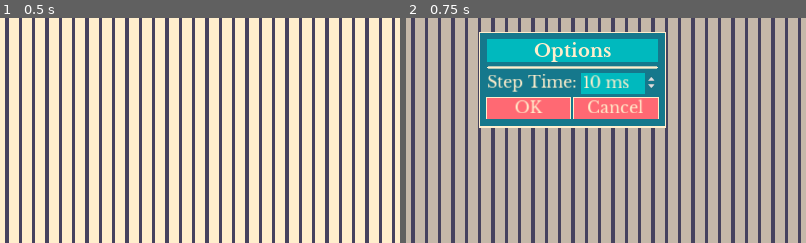
Above: before the commit, frames 1-2 (left to right).
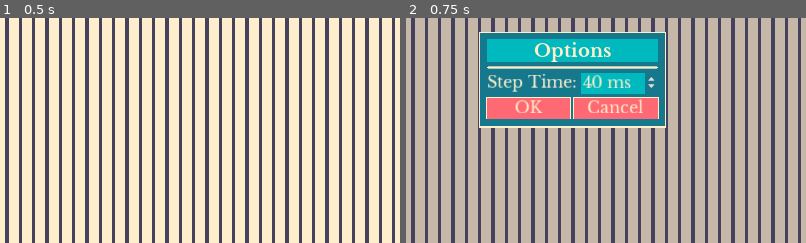
Above: after the commit, the same moments.

Repository: DissonantVoid/Godot-Sort-Visualizer
Game: Godot game, scene res://scenes/game/main.tscn
Two runs of this game, one before a commit and one after it. Both use one fixed random seed, a clock stepped at 60 frames per second and the inputs below.
Inputs:
- Up to frame 1 (0.5 s): no input
- Up to frame 2 (0.75 s): click "Options" at 0.5 s
The pictures show only the part of the screen within x 29-79%, y 36-86%; the shares and areas given below are measured in that part.

Frame 1 is identical in both runs. In frame 2, 0.4% of the frame differs, in the area x 44-57%, y 25-32%.

Commit message:
refactoring/renaming/general-improvements. options now work!
also realized that I was doing bubble sort wrong.. I have a long way to go

Diff:
--- a/scenes/game/algorithm_picker.gd
+++ b/scenes/game/algorithm_picker.gd
@@ -26,6 +26,12 @@
 func sorter_finished():
 	_toggle_button_group(_restart_buttons)
 
+func show_options_popup(options : Dictionary):
+	var instance := _options_popup_scene.instance()
+	instance.connect("ok", self, "_on_options_popup_ok")
+	get_tree().current_scene.add_child(instance)
+	instance.setup(options)
+
 func _on_title_gui_input(event):
 	if event is InputEventMouseButton && event.pressed && event.button_index == BUTTON_LEFT:
 		var instance := _algorithms_popup_scene.instance()
@@ -35,9 +41,7 @@
 func _on_button_clicked(button : String):
 	match button:
 		"options":
-			var instance := _options_popup_scene.instance()
-			get_tree().current_scene.add_child(instance)
-			instance.connect("ok", self, "_on_options_popup_ok")
+			emit_signal("button_pressed", button)
 		"hide":
 			if _is_moving: return
 			_is_moving = true
--- a/scenes/game/main.gd
+++ b/scenes/game/main.gd
@@ -29,10 +29,13 @@
 	_reset()
 
 func _on_picker_options_changed(data : Dictionary):
-	_continous_timer.wait_time = _time_per_step_ms
+	_time_per_step_ms = data["step_time"]
+	_continous_timer.wait_time = _time_per_step_ms / 1000
 
 func _on_picker_button_pressed(button : String):
 	match button:
+		"options":
+			_algo_picker.show_options_popup({"step_time":_time_per_step_ms})
 		"start":
 			_running_mode = RunningMode.continuous
 			_is_running = true
@@ -48,7 +51,7 @@
 			_running_mode = RunningMode.continuous
 			_continous_timer.start()
 		"last":
-			_visualizer.switch_all(_current_sorter.step_all())
+			_visualizer.update_all(_current_sorter.skip_to_last_step())
 			_visualizer.finish()
 			_pause()
 		"restart":
@@ -60,12 +63,17 @@
 
 func _next_step():
 	var step_data : Dictionary = _current_sorter.next_step()
+	assert(step_data.has("done"), "no 'done' entry in sorter.next_step() return")
+
 	if step_data["done"]:
 		_algo_picker.sorter_finished()
 		_visualizer.finish()
 		_pause()
 	else:
-		_visualizer.switch_items(step_data["items"][0], step_data["items"][1])
+		assert(step_data.has("items"), "no 'items' entry in sorter.next_step() return")
+		assert(step_data["items"].size() == 2, "'items' entry in sorter.next_step() return must have 2 items")
+
+		_visualizer.update_indexes(step_data["items"][0], step_data["items"][1])
 
 func _pause():
 	_is_running = false
@@ -76,4 +84,4 @@
 	_pause()
 
 	_visualizer.reset()
-	_current_sorter.setup(_visualizer.get_content_size(), funcref(_visualizer, "sort_callback"))
+	_current_sorter.setup(_visualizer.get_content_count(), funcref(_visualizer, "determine_priority"))
--- a/scenes/objects/sorters/sorter.gd
+++ b/scenes/objects/sorters/sorter.gd
@@ -3,19 +3,19 @@
 # base class for all sorting algorithms
 
 var _data_size : int
-var _sort_callback : FuncRef
+var _priority_callback : FuncRef
 
 # override
-func setup(data_size : int, sort_callback : FuncRef):
+func setup(data_size : int, priority_callback : FuncRef):
 	# NOTE: this can be called at any time so don't forget to cleanup
 	_data_size = data_size
-	_sort_callback = sort_callback
+	_priority_callback = priority_callback
 
 # override, return {"done":is done sorting,
-#                   "items":2 item indexes that were switched}
+#                   "items":(if "done" is true), 2 item indexes that were switched}
 func next_step() -> Dictionary:
 	return {}
 
 # override, do all sorting and return new indexes
-func step_all() -> Array:
+func skip_to_last_step() -> Array:
 	return []
--- a/scenes/objects/sorters/sorter_bubble_sort.gd
+++ b/scenes/objects/sorters/sorter_bubble_sort.gd
@@ -3,8 +3,8 @@
 var _curr_index : int = 0
 
 # override
-func setup(data_size : int, sort_callback : FuncRef):
-	.setup(data_size, sort_callback)
+func setup(data_size : int, priority_callback : FuncRef):
+	.setup(data_size, priority_callback)
 
 	_curr_index = 0
 
@@ -14,43 +14,36 @@
 	var items : Array
 
 	while true:
-		for i in range(_curr_index, _data_size):
-			for j in range(i+1, _data_size):
-				if _sort_callback.call_func(i, j):
-					changed = true
-					items.append(j)
-					items.append(i)
-					_curr_index = i+1
-					break
-			if changed == true: break
+		for i in range(_curr_index, _data_size-1):
+			if _priority_callback.call_func(i, i+1):
+				changed = true
+				items.append(i+1)
+				items.append(i)
+				_curr_index = i+1
+				break
 
-		# if no change happened but we didn't start from 0, recheck
+		# if no change happened then we know we're done
+		# but! if we didn't start checking from 0, recheck
 		if changed == false && _curr_index > 0:
 			_curr_index = 0
 		else:
 			break
 
-	# TODO: something wrong with sorting, the colored rects
-	#       should be next to each other in visualizer,
-	#       maybe rect visualizer has an issue?
-
 	return {"done":!changed, "items":items}
 
 # override
-func step_all() -> Array:
+func skip_to_last_step() -> Array:
 	var indexes : Array
 	for i in _data_size: indexes.append(i)
 
 	while true:
 		var changed : bool = false
-		for i in range(0, _data_size):
-			for j in range(i+1, _data_size):
-				if _sort_callback.call_func(indexes[i], indexes[j]):
-					changed = true
-					var temp_i = indexes[i]
-					indexes[i] = indexes[j]
-					indexes[j] = temp_i
-
+		for i in range(0, _data_size-1):
+			if _priority_callback.call_func(indexes[i], indexes[i+1]):
+				changed = true
+				var temp_i = indexes[i]
+				indexes[i] = indexes[i+1]
+				indexes[i+1] = temp_i
 		if changed == false: break
 
 	return indexes
--- a/scenes/objects/ui_components/popups/algo_picker_options_popup.gd
+++ b/scenes/objects/ui_components/popups/algo_picker_options_popup.gd
@@ -2,6 +2,8 @@
 
 onready var _step_time_box : SpinBox = $Content/MarginContainer/VBoxContainer/GridContainer/SpinBox
 
+func setup(options : Dictionary):
+	_step_time_box.value = options["step_time"]
 
 # override and do error checking
 func _on_ok_pressed():
--- a/scenes/objects/visualizers/visualizer.gd
+++ b/scenes/objects/visualizers/visualizer.gd
@@ -2,7 +2,7 @@
 
 # base class for all visualizers (objects that are sorted by the algorithms)
 
-signal switched_items # we relly on this to allow visualizers to have fancy long animations
+signal switched_items # this allows visualizers to take their time to do any effects etc
 
 
 # override
@@ -10,21 +10,20 @@
 	pass
 
 # override
-func get_content_size() -> int:
-	# sorters work with indexes and sort callback
-	# so the size is needed
+func get_content_count() -> int:
+	# used by sorters to know how many indexes there are
 	return 0
 
-# override, is item at idx1 bigger than item at idx2 ?
-func sort_callback(idx1 : int, idx2 : int) -> bool:
+# override, is item at idx1 bigger/better/etc.. than item at idx2 ?
+func determine_priority(idx1 : int, idx2 : int) -> bool:
 	return false
 
 # override
-func switch_items(idx1 : int, idx2 : int):
+func update_indexes(idx1 : int, idx2 : int):
 	emit_signal("switched_items")
 
 # override, this is called after sorter.step_all()
-func switch_all(new_indexes : Array):
+func update_all(new_indexes : Array):
 	pass
 
 # override, for additional effects etc.. after sorting is finished
--- a/scenes/objects/visualizers/visualizer_rect.gd
+++ b/scenes/objects/visualizers/visualizer_rect.gd
@@ -34,15 +34,15 @@
 		child.rect_min_size.y = _rng.randf_range(_rect_min_height, _rect_max_height)
 
 # override
-func get_content_size() -> int:
+func get_content_count() -> int:
 	return _rects_container.get_child_count()
 
 # override
-func sort_callback(idx1 : int, idx2 : int) -> bool:
+func determine_priority(idx1 : int, idx2 : int) -> bool:
 	return _rects_container.get_child(idx1).rect_min_size.y > _rects_container.get_child(idx2).rect_min_size.y
 
 # override
-func switch_items(idx1 : int, idx2 : int):
+func update_indexes(idx1 : int, idx2 : int):
 	_clear_colors()
 
 	var low_idx_child : ColorRect = _rects_container.get_child(min(idx1, idx2))
@@ -60,7 +60,7 @@
 	emit_signal("switched_items")
 
 # override
-func switch_all(new_indexes : Array):
+func update_all(new_indexes : Array):
 	var rects : Array
 	for i in new_indexes:
 		rects.append(_rects_container.get_child(i))
Not shown, changed: plan/plan.txt
Not shown, changed: README.md
